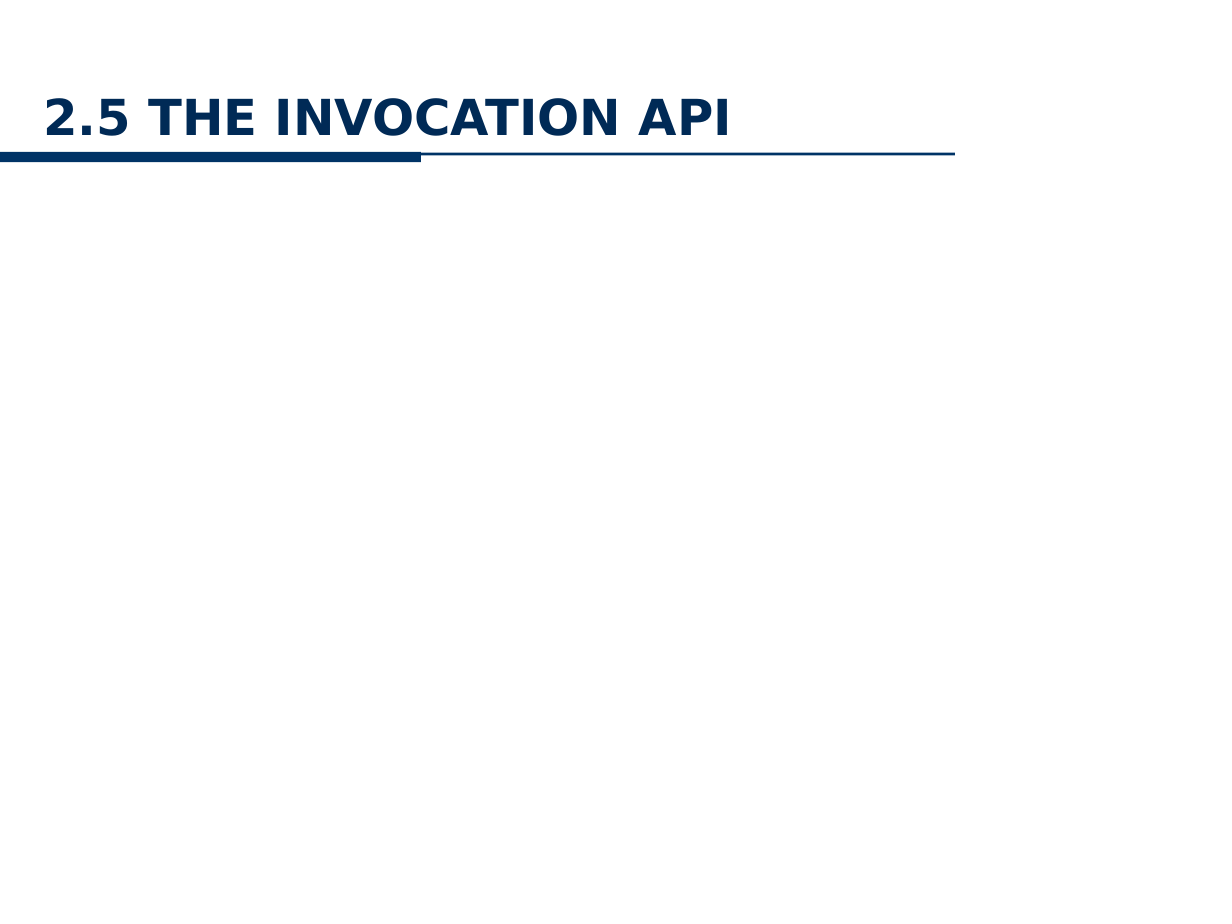
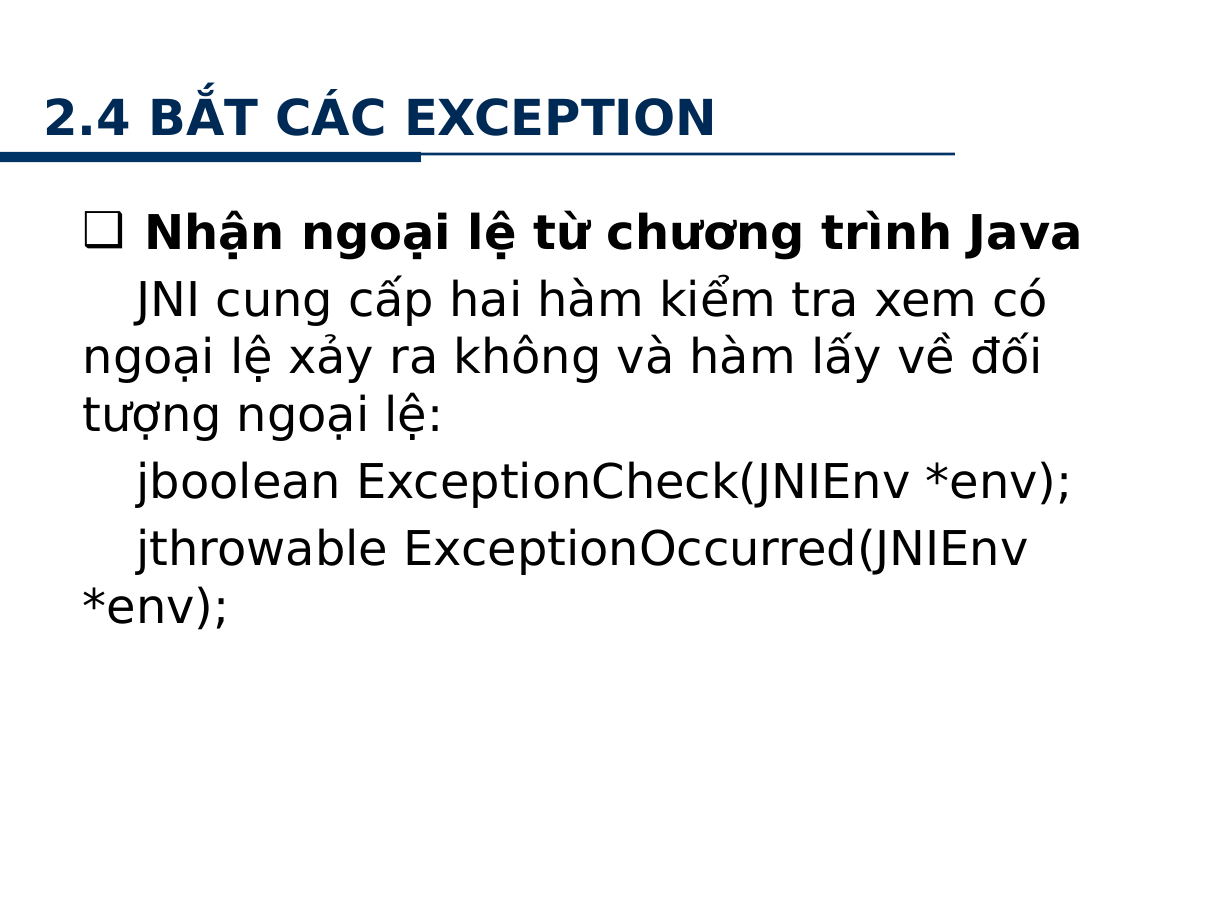
Before and after one commit to minhkhanh/UofS-Java, a slide deck: slide 25 of Seminar_JNI/Slide_00.pptx (slide 26 before the commit). Drawn at 1232x924 pixels with LibreOffice and Linux fonts; fonts in the diff are those of the drawing; background and template pictures are left out. Boxes give left, top, right and bottom in pixels: in the first picture for what was removed or moved away, otherwise in the second. Text is boxed around its words. In the diff, an @@ line names an element or a change of style, - is before the commit and + after.

```diff
--- a/Seminar_JNI/Slide_00.pptx
+++ b/Seminar_JNI/Slide_00.pptx
@@ title at <box>43,95,717,136</box>: text changed @@
-2.5 THE INVOCATION API
+2.4 BẮT CÁC EXCEPTION
@@ text added at <box>83,210,1083,630</box>, 28 pt, text #000000 @@
+  ❑ Nhận ngoại lệ từ chương trình Java
+JNI cung cấp hai hàm kiểm tra xem có ngoại lệ xảy ra không và hàm lấy về đối tượng ngoại lệ:
+jboolean ExceptionCheck(JNIEnv *env);
+jthrowable ExceptionOccurred(JNIEnv *env);
```
Also in this commit, not shown: 1 slide added, 2 slides removed.
